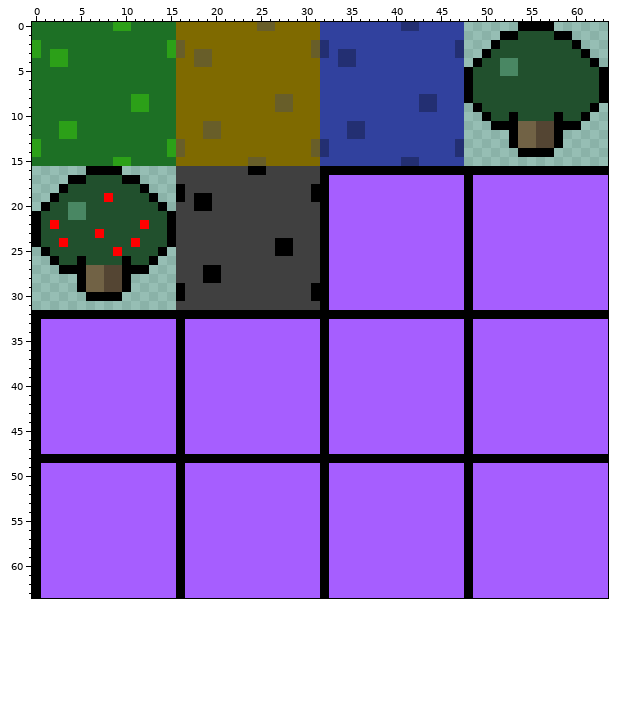
Pixel-art sprite: res/tiles.png. This is how it looked before the edit.
The file is 64x64 pixels. Pixels under 10% opacity are left out. Colours within 5 levels of each other are drawn and written as one.
The result:
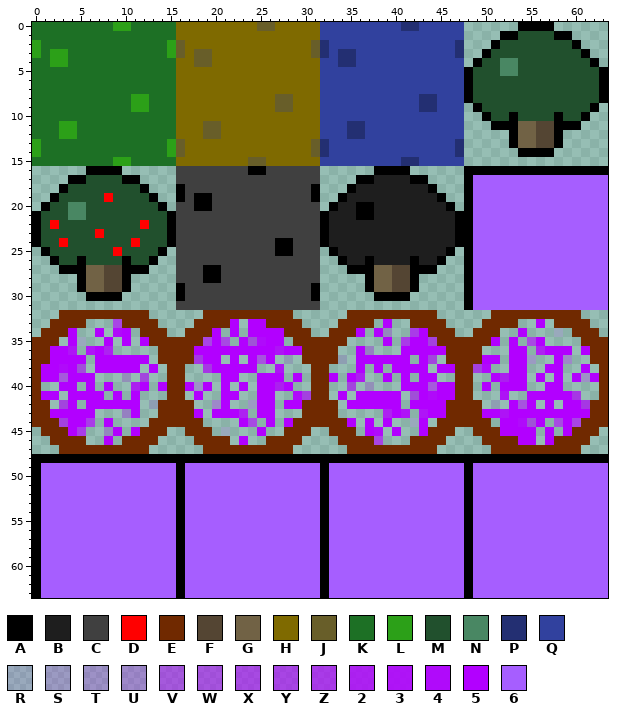
Palette (. is transparent): A #000000  B #1e1e1e  C #404040  D #ff0000  E #702900  F #544533  G #716245  H #7f6a00  J #685e29  K #1d7025  L #2ca018  M #21502d  N #498763  P #232f72  Q #31419e  R #b200ff1c  S #b200ff30  T #b200ff3c  U #b200ff48  V #b200ff88  W #b200ff8e  X #b200ff9c  Y #b200ffa2  Z #b200ffb0  2 #b200ffd1  3 #b200ffe4  4 #b200fff1  5 #b200ff  6 #a65eff
The edit:
Changed rows in their new state; - is an unchanged pixel.
first column x 0:
16 --------------------------------......----......----------------
17 --------------------------------....AABBBBAA....----------------
18 --------------------------------...ABBBBBBBBA...----------------
19 --------------------------------..ABBBBBBBBBBA..----------------
20 --------------------------------.ABBAABBBBBBBBA.----------------
21 ---------------------------------BBBAABBBBBBBBBA----------------
22 ---------------------------------BBBBBBBBBBBBBBA----------------
23 ---------------------------------BBBBBBBBBBBBBBA----------------
24 ---------------------------------BBBBBBBBBBBBBBA----------------
25 --------------------------------.ABBBBBBBBBBBBA.----------------
26 --------------------------------..ABBABBBBABBA..----------------
27 --------------------------------...AAAGGFFAAA...----------------
28 --------------------------------.....AGGFFA.....----------------
29 --------------------------------.....AGGFFA.....----------------
30 --------------------------------......AAAA......----------------
31 --------------------------------................----------------
32 ...EEEEEEEEEE......EEEEEEEEEE......EEEEEEEEEE......EEEEEEEEEE...
33 ..EEEE...YEEEE....EEEE5.55EEEE....EEEE.5..EEEE....EEEE..5.EEEE..
34 .EEE5..5.45.EEE..EEE5.5.5555EEE..EEE5.5T..Z5EEE..EEE..5...R.EEE.
35 EEE.5R..5.5.5EEEEEEY5X.5V455.EEEEEE....5.Z55YEEEEEE5.5.X5....EEE
36 EE553.352.....EEEE555555555355EEEE..5U...55555EEEE...55.2555.5EE
37 EE5555.555555.EEEEZ55.5.5W5.R.EEEER.555555.5X.EEEE55.55S..5U..EE
38 E5545W.55555.5.EE..Z55555..3...EE...5.5.5555.55EEY4..55..55..5.E
39 E55V555...S.X..EE....55..555.5.EE5.52..5.5.55..EE..5255.5.5.5T5E
40 E..55.5.5..25.5EE5T5.5.5.5525..EE..X.S...555V55EE.5.555..55....E
41 E55.5555.5.5...EE.5..55..55..4YEE.5.55555.W5455EE...3..55555Z..E
42 EE.X5.555555.REEEE..U5..S55.55EEEE.555555.5555EEEE.R.5W5.5.55ZEE
43 EE55555...U5..EEEE5.5552.55...EEEE.....253.355EEEE553555555555EE
44 EEEY55Z.5....EEEEEE....5X.5.5EEEEEE5.5.5..R5.EEEEEE.554V5.X5YEEE
45 .EEE5Z..T5.5EEE..EEE.R...5..EEE..EEE.54.5..5EEE..EEE5555.5.5EEE.
46 ..EEEE..5.EEEE....EEEE.5..EEEE....EEEEY...EEEE....EEEE55.5EEEE..
47 ...EEEEEEEEEE......EEEEEEEEEE......EEEEEEEEEE......EEEEEEEEEE...
